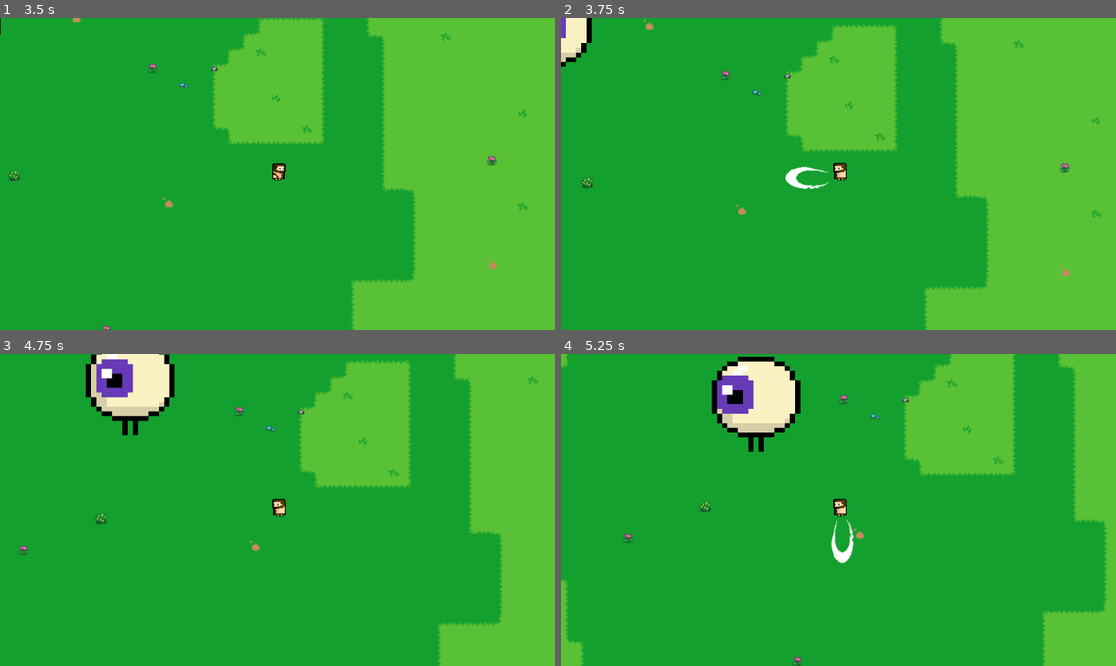
Above: before the commit, frames 1-4 (two rows, left to right).
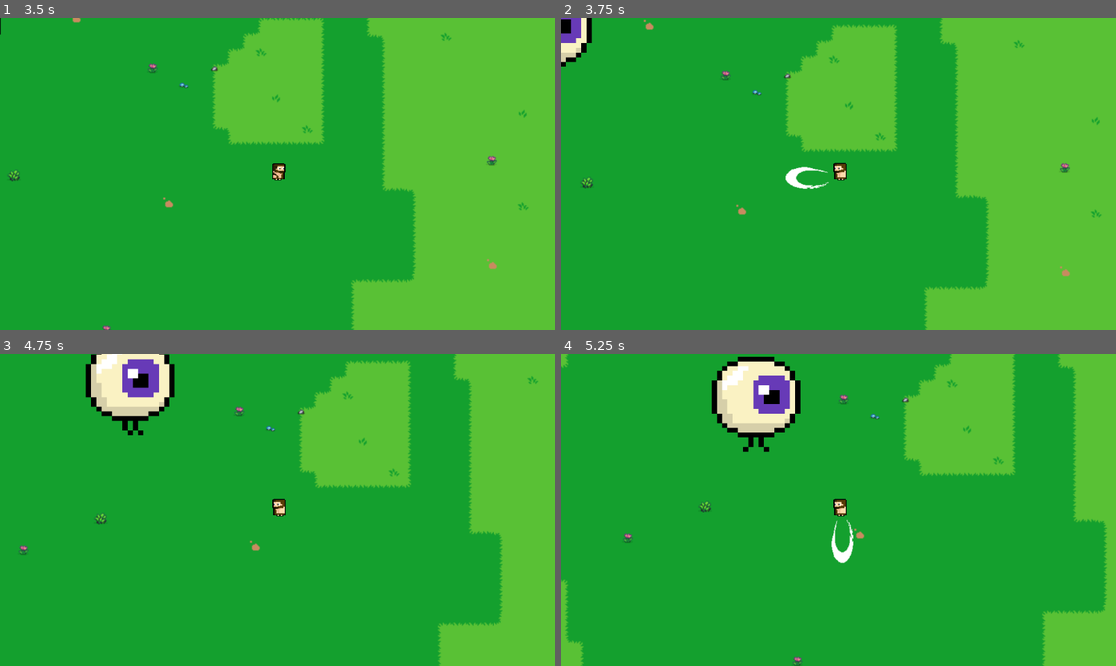
Above: after the commit, the same moments.

Repository: real-name-hidden-bit/bonk-souls-v.01
Game: Godot game, scene res://node_2d.tscn
The game is run twice, just before and just after one commit, with the same random seed, the same clock (stepped at 60 frames per second) and the same inputs.
Inputs:
- Up to frame 1 (3.5 s): tap Enter at 0.5 s; hold Right (ui_right) 0.53-1.28 s; tap Z (attack) every 0.75 s from 0.6 to 2.85 s; hold Down (ui_down) 1.28-2.03 s; hold Right (ui_right) 2.03-2.78 s; hold Up (ui_up) from 2.78 s (still down)
- Up to frame 2 (3.75 s): release Up (ui_up) at 3.53 s; hold Left (ui_left) from 3.53 s (still down); tap Z (attack) at 3.6 s
- Up to frame 3 (4.75 s): keep holding Left (ui_left); tap Z (attack) at 4.35 s
- Up to frame 4 (5.25 s): release Left (ui_left) at 5.03 s; hold Down (ui_down) from 5.03 s (still down); tap Z (attack) at 5.1 s

Frame 1 is identical in both runs. In frame 2, 0.3% of the frame differs, in the area x 0-4%, y 0-9%; in frame 3, 1.3%; in frame 4, 1.6%, in the area x 28-42%, y 6-32%.

Commit message:
Eye animation improvement

Diff:
--- a/Scenes/Enemy/enemy.tscn
+++ b/Scenes/Enemy/enemy.tscn
@@ -27,6 +27,22 @@
 atlas = ExtResource("1_7k104")
 region = Rect2(4000, 0, 800, 800)
 
+[sub_resource type="AtlasTexture" id="AtlasTexture_nvvbs"]
+atlas = ExtResource("1_7k104")
+region = Rect2(3200, 0, 800, 800)
+
+[sub_resource type="AtlasTexture" id="AtlasTexture_2t2r4"]
+atlas = ExtResource("1_7k104")
+region = Rect2(2400, 0, 800, 800)
+
+[sub_resource type="AtlasTexture" id="AtlasTexture_dmwl5"]
+atlas = ExtResource("1_7k104")
+region = Rect2(1600, 0, 800, 800)
+
+[sub_resource type="AtlasTexture" id="AtlasTexture_d40jh"]
+atlas = ExtResource("1_7k104")
+region = Rect2(800, 0, 800, 800)
+
 [sub_resource type="SpriteFrames" id="SpriteFrames_hb8ge"]
 animations = [{
 "frames": [{
@@ -47,6 +63,18 @@
 }, {
 "duration": 1.0,
 "texture": SubResource("AtlasTexture_wujgv")
+}, {
+"duration": 1.0,
+"texture": SubResource("AtlasTexture_nvvbs")
+}, {
+"duration": 1.0,
+"texture": SubResource("AtlasTexture_2t2r4")
+}, {
+"duration": 1.0,
+"texture": SubResource("AtlasTexture_dmwl5")
+}, {
+"duration": 1.0,
+"texture": SubResource("AtlasTexture_d40jh")
 }],
 "loop": true,
 "name": &"walk",
@@ -69,8 +97,7 @@
 scale = Vector2(0.43312493, 0.39375)
 sprite_frames = SubResource("SpriteFrames_hb8ge")
 animation = &"walk"
-frame = 2
-frame_progress = 0.7879412
+frame_progress = 0.8741415
 
 [node name="CollisionShape2D" type="CollisionShape2D" parent="." unique_id=1937490433]
 position = Vector2(1.4999083, -1.0000305)
